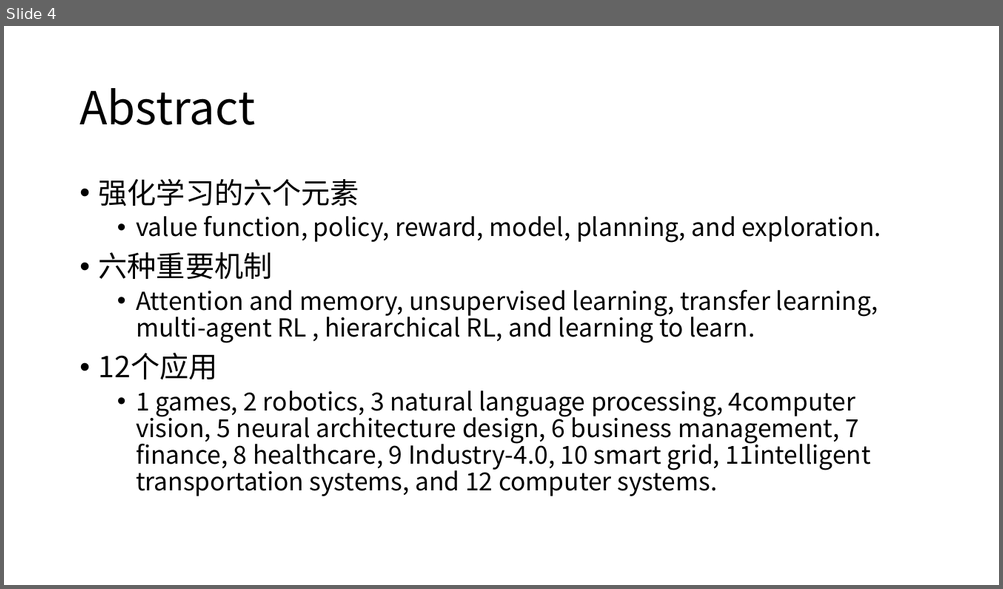
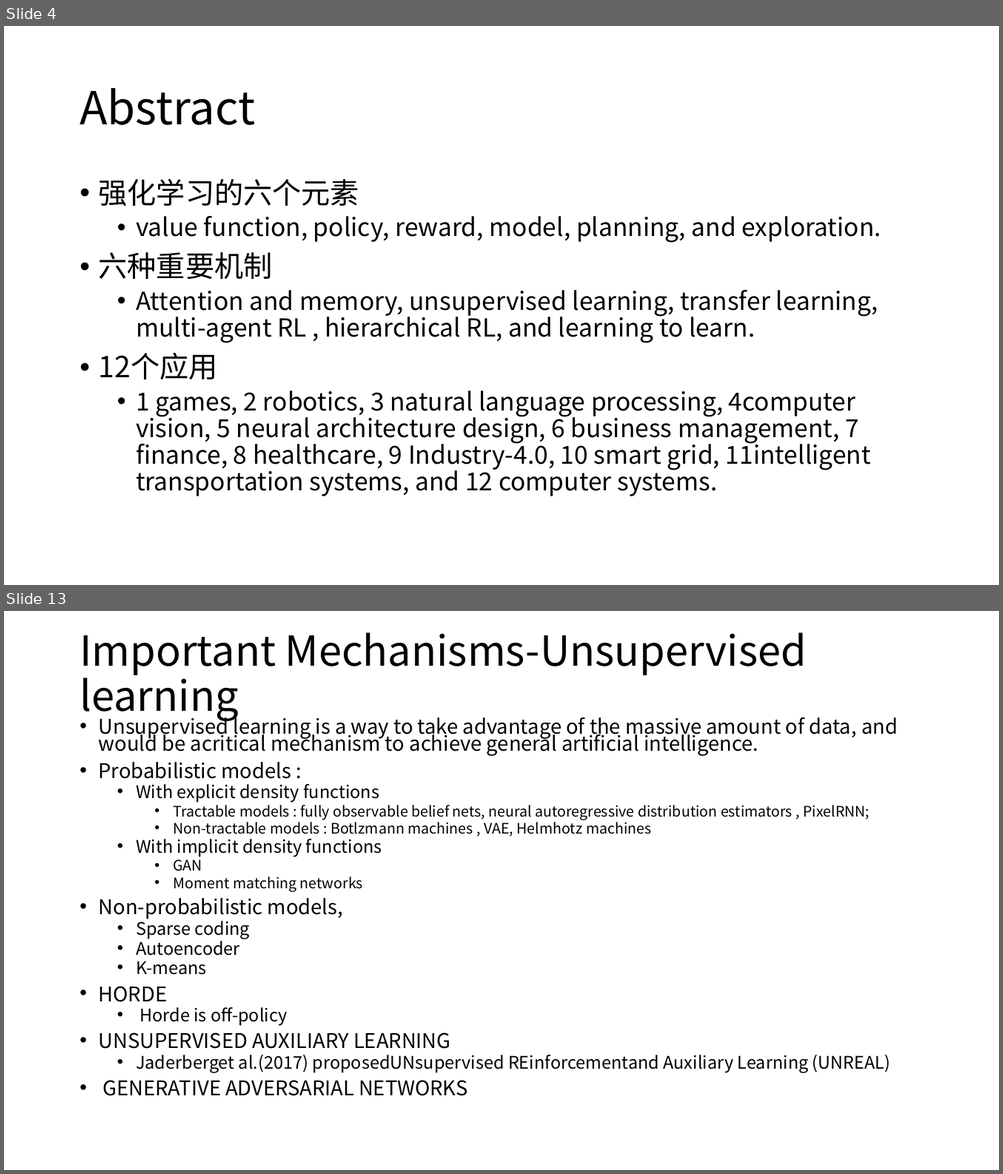
Before and after one commit to kangyongxin/0-RL-GameReviewPapers, a slide deck: Note_RLGameReviewPapers.pptx. Shown one above the other, each under a label of ours: slide 4 before the commit, slides 4 and 13 after it; the slides between them are not shown. The pictures are 1003x589 and 1003x1174 pixels, drawn with LibreOffice and Linux fonts; fonts in the diff are those of the drawing. Boxes give left, top, right and bottom in pixels: in the first picture for what was removed or moved away, otherwise in the second. Text is boxed around its words. In the diff, an @@ line names an element or a change of style, - is before the commit and + after.

```diff
--- a/Note_RLGameReviewPapers.pptx
+++ b/Note_RLGameReviewPapers.pptx
@@ slide 13 added at box(4, 611, 999, 1170), background #FFFFFF @@
@@ title added at box(79, 632, 806, 721), 40 pt, text #000000 @@
+Important Mechanisms-Unsupervised learning
@@ text added at box(99, 714, 897, 1096), 19.6 pt, text #000000 @@
+• Unsupervised learning is a way to take advantage of the massive amount of data, and would be acritical mechanism to achieve general artificial intelligence.
+• Probabilistic models :
+  • With explicit density functions
+    • Tractable models : fully observable belief nets, neural autoregressive distribution estimators , PixelRNN;
+    • Non-tractable models : Botlzmann machines , VAE, Helmhotz machines
+  • With implicit density functions
+    • GAN
+    • Moment matching networks
+• Non-probabilistic models,
+  • Sparse coding
+  • Autoencoder
+  • K-means
+• HORDE
+  • Horde is off-policy
+• UNSUPERVISED AUXILIARY LEARNING
+  • Jaderberget al.(2017) proposedUNsupervised REinforcementand Auxiliary Learning (UNREAL)
+• GENERATIVE ADVERSARIAL NETWORKS
```
Also in this commit, not shown: 2 slides changed, 15 other slides added, 1 other file.
